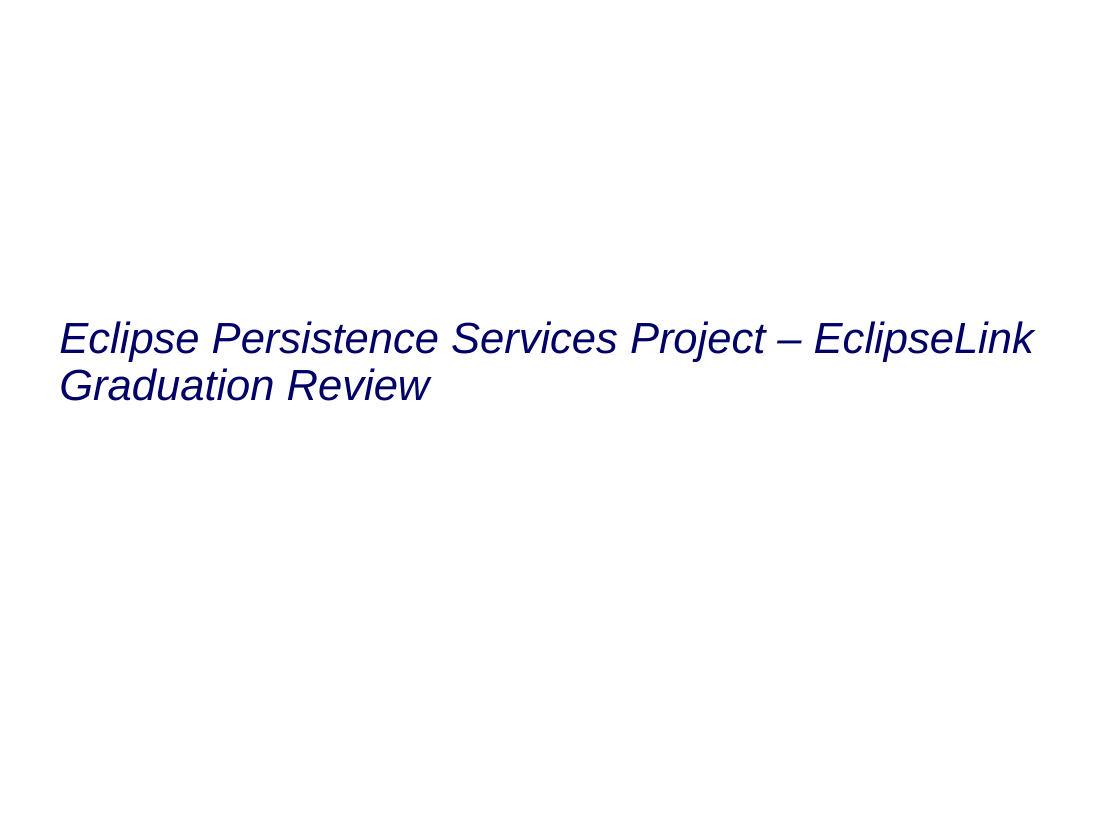
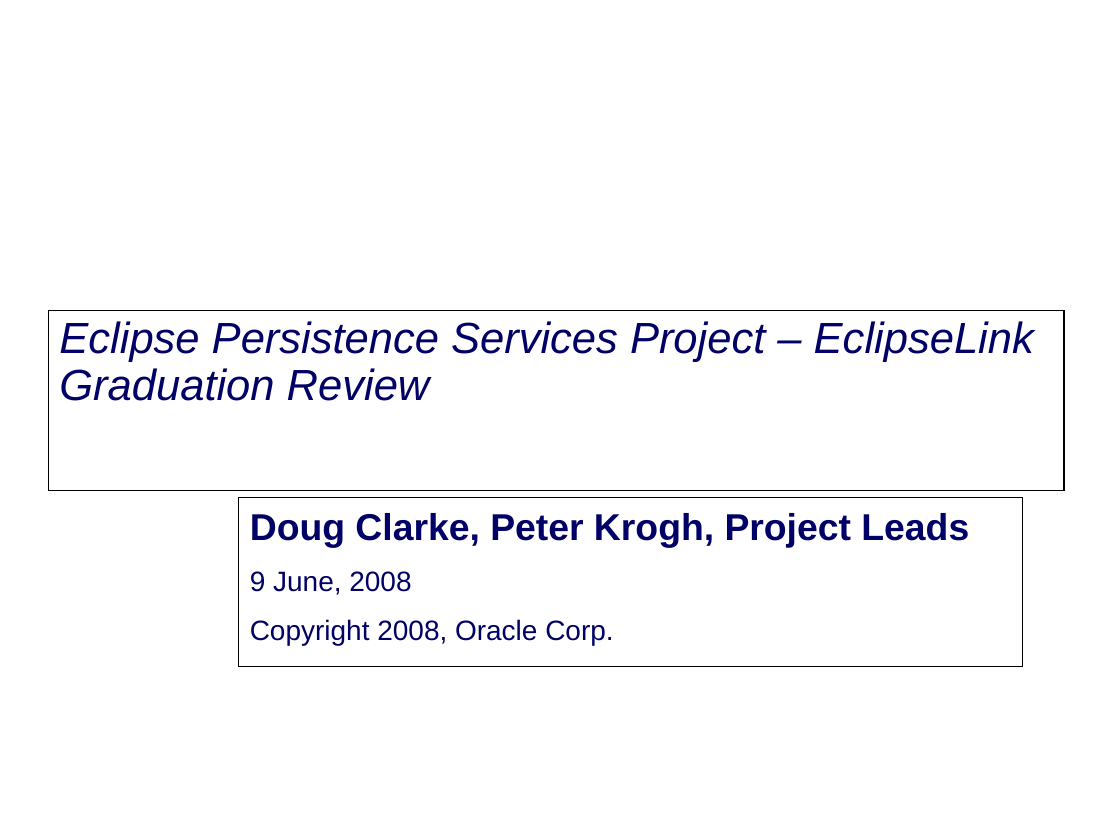
Before and after one commit to bfg-repo-cleaner-demos/eclipselink.runtime-bfg-strip-big-blobs, a slide deck: slide 1 of project-admin/Graduation_Review.ppt. Drawn at 1120x840 pixels with LibreOffice and Linux fonts; fonts in the diff are those of the drawing; background and template pictures are left out. Boxes give left, top, right and bottom in pixels: in the first picture for what was removed or moved away, otherwise in the second. Text is boxed around its words. In the diff, an @@ line names an element or a change of style, - is before the commit and + after.

Commit message:
Prep for 1st Draft of Graduation review
Former-commit-id: 737d3d3daaef9b46686f1b8154b8fae0e63bb259

```diff
--- a/project-admin/Graduation_Review.ppt
+++ b/project-admin/Graduation_Review.ppt
@@ title "Eclipse Persistence Services Project – ...": place and size @@
-title "Eclipse Persistence Services Project – ..." at box(59, 321, 1034, 401)
+title "Eclipse Persistence Services Project – ..." at box(48, 310, 1064, 491)
@@ title "Eclipse Persistence Services Project – ..." at box(48, 310, 1064, 491): fill none to #FFFFFF; outline none to #000000 0.74 pt @@
@@ subtitle added at box(239, 497, 1023, 666), fill #FFFFFF, outline #000000 0.74 pt, 18 pt, text #000066 @@
+Doug Clarke, Peter Krogh, Project Leads
+9 June, 2008
+Copyright 2008, Oracle Corp.
```
Also in this commit, not shown: 2 slides added, 1 slide removed.
